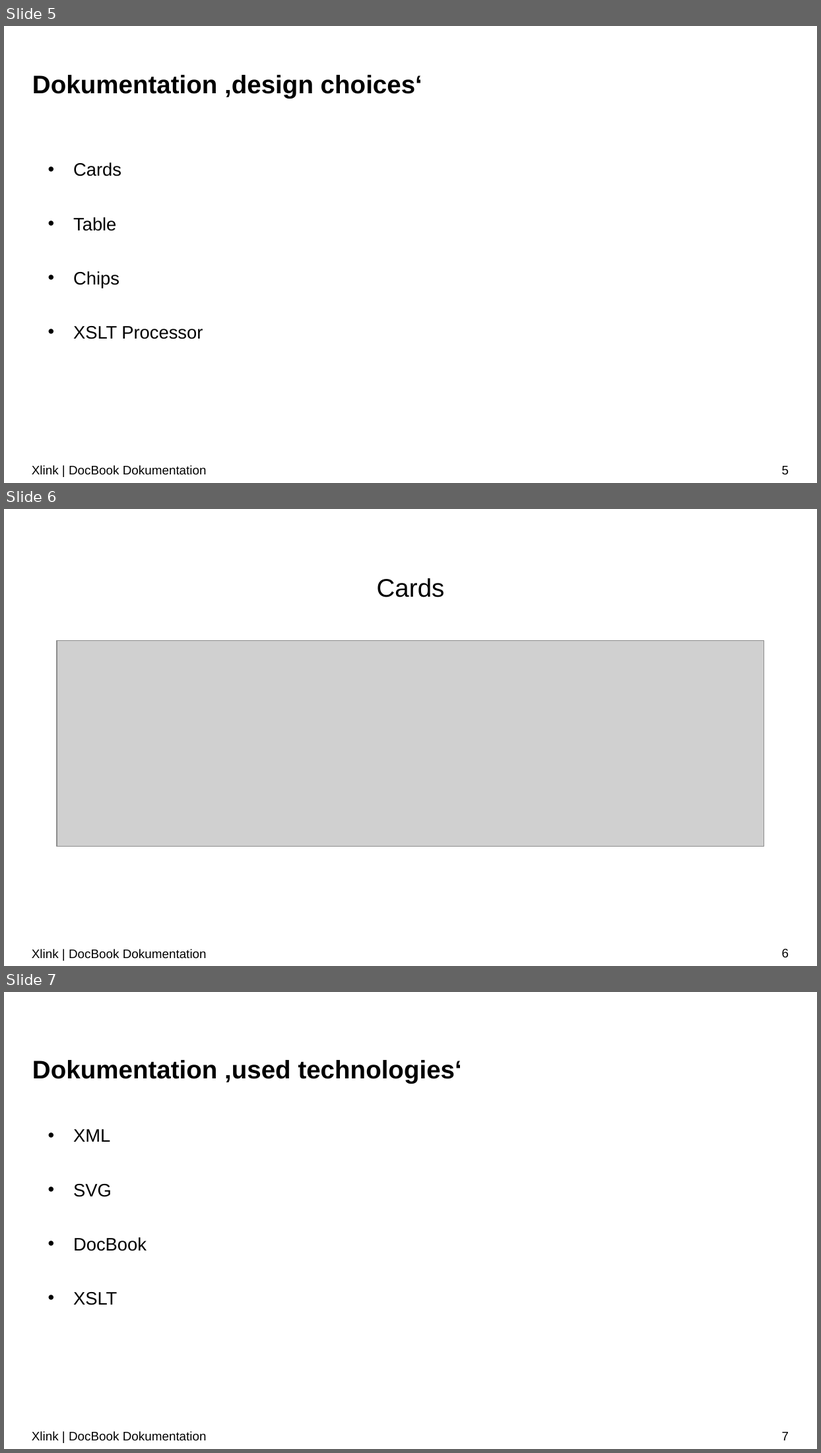
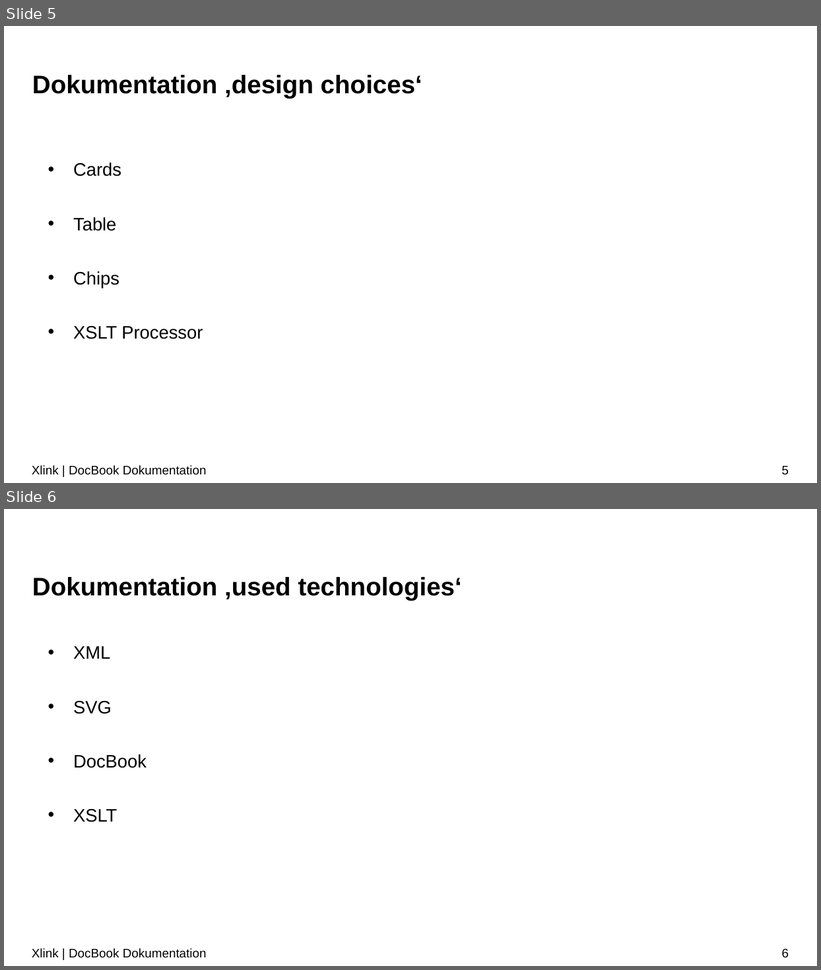
Before and after one commit to LorenzoBrazzi-zz/XML_Praktikum, a slide deck: Präsentationen/PP_notenbonus v2.pptx. Shown one above the other, each under a label of ours: slides 5, 6 and 7 before the commit, slides 5 and 6 after it. The pictures are 821x1453 and 821x970 pixels, drawn with LibreOffice and Linux fonts; fonts in the diff are those of the drawing; grey boxes stand for pictures; background and template pictures are left out. Boxes give left, top, right and bottom in pixels: in the first picture for what was removed or moved away, otherwise in the second. Text is boxed around its words. In the diff, an @@ line names an element or a change of style, - is before the commit and + after.

```diff
--- a/Präsentationen/PP_notenbonus v2.pptx
+++ b/Präsentationen/PP_notenbonus v2.pptx
@@ slide 6 removed at bbox=[4, 509, 817, 966], background #FFFFFF @@
@@ title removed at bbox=[377, 578, 445, 597] @@
-Cards
@@ picture removed at bbox=[57, 641, 764, 846] @@
@@ text removed at bbox=[32, 949, 207, 959] @@
-Xlink | DocBook Dokumentation
@@ page number removed at bbox=[782, 949, 789, 958] @@
-6
@@ what was slide 7 is now slide 6 @@
@@ page number at bbox=[782, 949, 789, 958]: text changed @@
-7
+6
```
Also in this commit, not shown: 5 slides changed, 1 other file.
